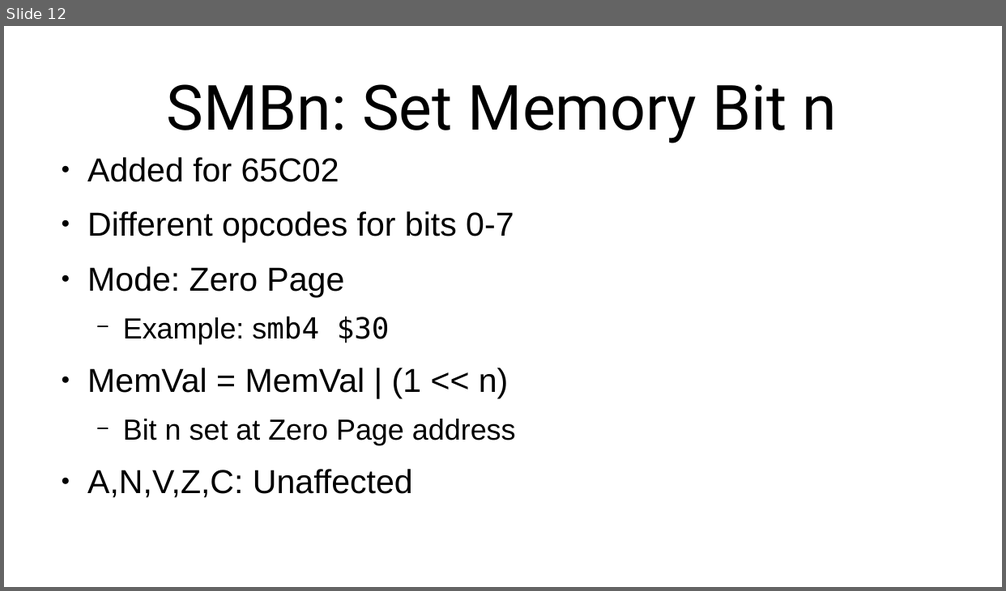
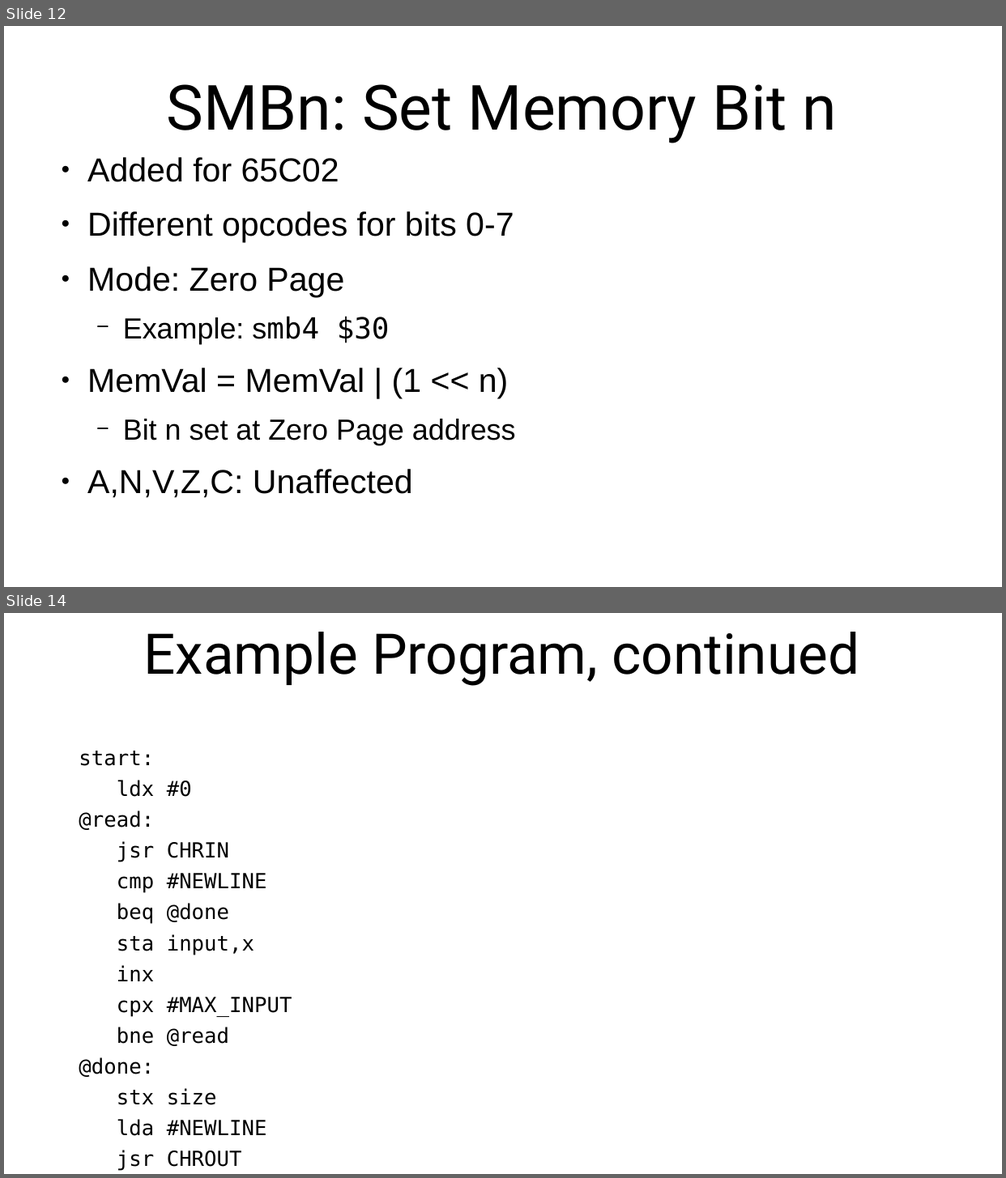
Before and after one commit to SlithyMatt/x16-assembly-tutorial, a slide deck: Lesson6/Lesson6.odp. Shown one above the other, each under a label of ours: slide 12 before the commit, slides 12 and 14 after it; the slides between them are not shown. The pictures are 1006x591 and 1006x1178 pixels, drawn with LibreOffice and Linux fonts; fonts in the diff are those of the drawing. Boxes give left, top, right and bottom in pixels: in the first picture for what was removed or moved away, otherwise in the second. Text is boxed around its words. In the diff, an @@ line names an element or a change of style, - is before the commit and + after.

```diff
--- a/Lesson6/Lesson6.odp
+++ b/Lesson6/Lesson6.odp
@@ slide 14 added at box(4, 613, 1002, 1174), background #FFFFFF @@
@@ title added at box(144, 632, 859, 686), 54 pt, text #000000 @@
+Example Program, continued
@@ text added at box(79, 751, 292, 1136), 20 pt, text #000000 @@
+start:
+ldx #0
+@read:
+jsr CHRIN
+cmp #NEWLINE
+beq @done
+sta input,x
+inx
+cpx #MAX_INPUT
+bne @read
+@done:
+stx size
+lda #NEWLINE
+jsr CHROUT
```
Also in this commit, not shown: 2 slides changed, 4 other slides added.
